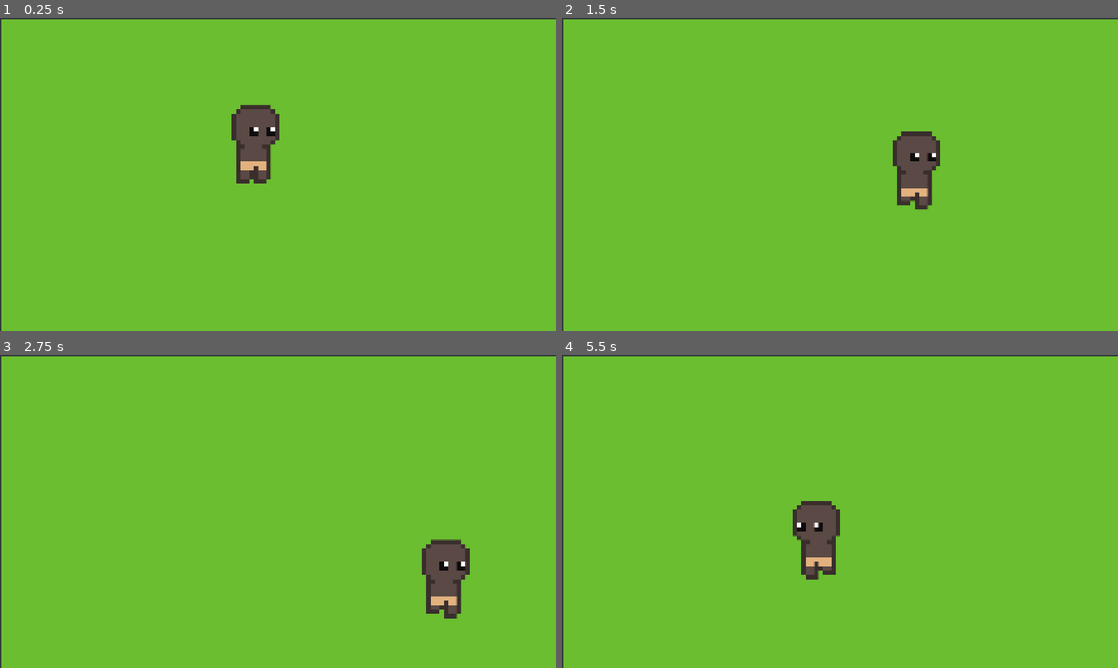
Above: before the commit, frames 1-4 (two rows, left to right).
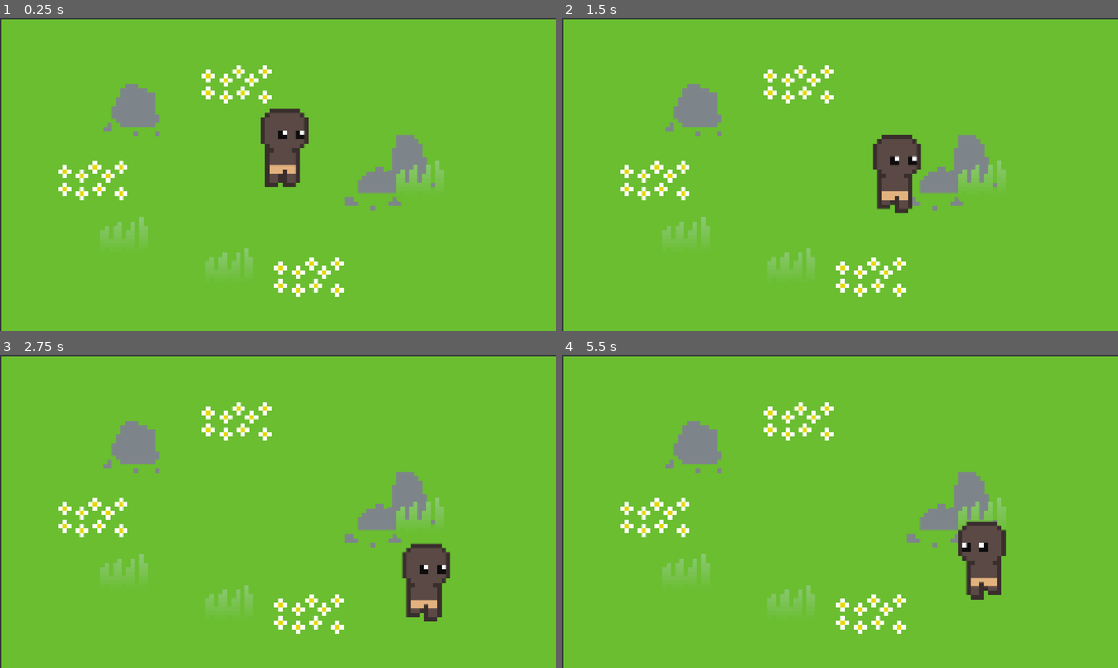
Above: after the commit, the same moments.

Repository: FateCoders/devops-atividade-jogo
Game: Godot game, scene res://Scenes/World/game_map.tscn
Same seed, same stepped clock (60 frames per second), same inputs: the game is played once before the commit and once after it. This scene is started directly instead of the project's main scene.
Inputs:
- Up to frame 1 (0.25 s): no input
- Up to frame 2 (1.5 s): tap Enter at 0.5 s; hold Right (ui_right) 0.53-1.28 s; hold Down (ui_down) from 1.28 s (still down)
- Up to frame 3 (2.75 s): release Down (ui_down) at 2.03 s; hold Right (ui_right) from 2.03 s (still down)
- Up to frame 4 (5.5 s): release Right (ui_right) at 2.78 s; hold Up (ui_up) 2.78-3.53 s; hold Left (ui_left) 3.53-5.03 s; hold Down (ui_down) from 5.03 s (still down)

The runs differ from the first frame. In frame 1, 7.7% of the frame differs, in the area x 10-80%, y 15-90%; in frame 2, 6.9%; in frame 3, 7.1%; in frame 4, 8.2%.

Commit message:
✨ adicionando props ao mapa

Diff:
--- a/Assets/Sprites/Exported/Props/Nature/Flowers/flower-01.tscn
+++ b/Assets/Sprites/Exported/Props/Nature/Flowers/flower-01.tscn
@@ -1,3 +1,3 @@
-[gd_scene format=3 uid="uid://cpf5obhysgudi"]
+[gd_scene format=3 uid="uid://b0oalgya23lqk"]
 
-[node name="Flower-01" type="Node"]
+[node name="Flower-01" type="StaticBody2D"]
--- a/Scenes/Characters/personagem_2d.tscn
+++ b/Scenes/Characters/personagem_2d.tscn
@@ -41,6 +41,7 @@
 script = ExtResource("1_dc5lp")
 
 [node name="Texture" type="AnimatedSprite2D" parent="."]
+z_index = 2
 position = Vector2(-1, -98)
 sprite_frames = SubResource("SpriteFrames_lx0wd")
 animation = &"idle"
--- /dev/null
+++ b/Scenes/UI/Assets/Sprites/Nature/flower_01.tscn
@@ -0,0 +1,9 @@
+[gd_scene load_steps=2 format=3 uid="uid://cpd80ta33v5r6"]
+
+[ext_resource type="Texture2D" uid="uid://fcpodr5doimg" path="res://Assets/Sprites/Exported/Props/Nature/Flowers/flower-01.png" id="1_q38s1"]
+
+[node name="Flower01" type="Node2D"]
+
+[node name="Flower-01" type="Sprite2D" parent="."]
+position = Vector2(81, 81)
+texture = ExtResource("1_q38s1")
--- /dev/null
+++ b/Scenes/UI/Assets/Sprites/Nature/grass_01.tscn
@@ -0,0 +1,12 @@
+[gd_scene load_steps=2 format=3 uid="uid://367ecnnfa75c"]
+
+[ext_resource type="Texture2D" uid="uid://bf8nt0xjfgcok" path="res://Assets/Sprites/Exported/Props/Nature/Grass/grass-prop-01.png" id="1_jyl6e"]
+
+[node name="Grass01" type="Node2D"]
+
+[node name="Grass-prop-01" type="Sprite2D" parent="."]
+z_index = 1
+position = Vector2(81, 82)
+texture = ExtResource("1_jyl6e")
+
+[node name="CharacterBody2D" type="StaticBody2D" parent="."]
--- /dev/null
+++ b/Scenes/UI/Assets/Sprites/Nature/stone_01.tscn
@@ -0,0 +1,18 @@
+[gd_scene load_steps=3 format=3 uid="uid://c4kb53eoyky7a"]
+
+[ext_resource type="Texture2D" uid="uid://cgqpv64fcqjlh" path="res://Assets/Sprites/Exported/Props/Nature/Stones/stone-01.png" id="1_jntda"]
+
+[sub_resource type="RectangleShape2D" id="RectangleShape2D_r5p02"]
+size = Vector2(90, 58)
+
+[node name="Stone01" type="Node2D"]
+
+[node name="Stone-01" type="Sprite2D" parent="."]
+position = Vector2(81, 82)
+texture = ExtResource("1_jntda")
+
+[node name="CharacterBody2D" type="StaticBody2D" parent="."]
+
+[node name="CollisionShape2D" type="CollisionShape2D" parent="CharacterBody2D"]
+position = Vector2(87, 83)
+shape = SubResource("RectangleShape2D_r5p02")
--- /dev/null
+++ b/Scenes/UI/Assets/Sprites/Nature/stone_02.tscn
@@ -0,0 +1,18 @@
+[gd_scene load_steps=3 format=3 uid="uid://33o6ojenpsl3"]
+
+[ext_resource type="Texture2D" uid="uid://jifivq3pxbsk" path="res://Assets/Sprites/Exported/Props/Nature/Stones/stone-02.png" id="1_uplv8"]
+
+[sub_resource type="RectangleShape2D" id="RectangleShape2D_tbw37"]
+size = Vector2(113, 104)
+
+[node name="Stone02" type="Node2D"]
+
+[node name="Stone-02" type="Sprite2D" parent="."]
+position = Vector2(81, 81)
+texture = ExtResource("1_uplv8")
+
+[node name="CharacterBody2D" type="StaticBody2D" parent="."]
+
+[node name="CollisionShape2D" type="CollisionShape2D" parent="CharacterBody2D"]
+position = Vector2(95.5, 80)
+shape = SubResource("RectangleShape2D_tbw37")
--- /dev/null
+++ b/Scenes/UI/Assets/Sprites/Nature/stone_03.tscn
@@ -0,0 +1,18 @@
+[gd_scene load_steps=3 format=3 uid="uid://c7jfgit3ykgb7"]
+
+[ext_resource type="Texture2D" uid="uid://684u0q2fnkc3" path="res://Assets/Sprites/Exported/Props/Nature/Stones/stone-03.png" id="1_3lkph"]
+
+[sub_resource type="RectangleShape2D" id="RectangleShape2D_pneer"]
+size = Vector2(100, 124)
+
+[node name="Stone03" type="Node2D"]
+
+[node name="Stone-03" type="Sprite2D" parent="."]
+position = Vector2(81, 82)
+texture = ExtResource("1_3lkph")
+
+[node name="CharacterBody2D" type="StaticBody2D" parent="."]
+
+[node name="CollisionShape2D" type="CollisionShape2D" parent="CharacterBody2D"]
+position = Vector2(79, 93)
+shape = SubResource("RectangleShape2D_pneer")
--- a/Scenes/World/game_map.tscn
+++ b/Scenes/World/game_map.tscn
@@ -1,7 +1,12 @@
-[gd_scene load_steps=5 format=3 uid="uid://cd3ma6bfcc1us"]
+[gd_scene load_steps=10 format=3 uid="uid://cd3ma6bfcc1us"]
 
 [ext_resource type="Texture2D" uid="uid://cyjxckc4sx5l6" path="res://Assets/Sprites/Exported/Tilesets/Terrain/Grass/grass_tileset.png" id="1_2bfar"]
-[ext_resource type="PackedScene" path="res://Scenes/Characters/personagem_2d.tscn" id="2_k1h17"]
+[ext_resource type="PackedScene" uid="uid://c4kb53eoyky7a" path="res://Scenes/UI/Assets/Sprites/Nature/stone_01.tscn" id="2_huiyj"]
+[ext_resource type="PackedScene" uid="uid://dluby7fyvwkqi" path="res://Scenes/Characters/personagem_2d.tscn" id="2_k1h17"]
+[ext_resource type="PackedScene" uid="uid://enqfi23esptx" path="res://Scenes/UI/Assets/Sprites/Nature/grass_01.tscn" id="4_6f0ds"]
+[ext_resource type="PackedScene" uid="uid://33o6ojenpsl3" path="res://Scenes/UI/Assets/Sprites/Nature/stone_02.tscn" id="5_aulgi"]
+[ext_resource type="PackedScene" uid="uid://c7jfgit3ykgb7" path="res://Scenes/UI/Assets/Sprites/Nature/stone_03.tscn" id="6_ydoxf"]
+[ext_resource type="PackedScene" uid="uid://cpd80ta33v5r6" path="res://Scenes/UI/Assets/Sprites/Nature/flower_01.tscn" id="7_p2af5"]
 
 [sub_resource type="TileSetAtlasSource" id="TileSetAtlasSource_k1h17"]
 texture = ExtResource("1_2bfar")
@@ -46,5 +51,33 @@
 format = 2
 layer_0/tile_data = PackedInt32Array(262148, 0, 20, 917508, 655360, 10, 983044, 655360, 10, 1048580, 655360, 10, 111411 …(151346 unchanged characters)…
 
+[node name="Stone01" parent="." instance=ExtResource("2_huiyj")]
+position = Vector2(782, 290)
+
 [node name="Personagem_2D" parent="." instance=ExtResource("2_k1h17")]
-position = Vector2(589, 378)
+z_index = 1
+position = Vector2(656, 386)
+
+[node name="Grass01" parent="." instance=ExtResource("4_6f0ds")]
+position = Vector2(441, 496)
+
+[node name="Grass02" parent="." instance=ExtResource("4_6f0ds")]
+position = Vector2(199, 425)
+
+[node name="Stone02" parent="." instance=ExtResource("5_aulgi")]
+position = Vector2(216, 120)
+
+[node name="Stone03" parent="." instance=ExtResource("6_ydoxf")]
+position = Vector2(851, 237)
+
+[node name="Grass03" parent="." instance=ExtResource("4_6f0ds")]
+position = Vector2(880, 295)
+
+[node name="Flower01" parent="." instance=ExtResource("7_p2af5")]
+position = Vector2(630, 479)
+
+[node name="Flower02" parent="." instance=ExtResource("7_p2af5")]
+position = Vector2(463, 36)
+
+[node name="Flower03" parent="." instance=ExtResource("7_p2af5")]
+position = Vector2(132, 257)
Not shown: 1 places in Scenes/Characters/personagem_2d.tscn that only renumber resources
Not shown: 1 places in Scenes/Levels/level_loaded.tscn that only renumber resources
Not shown, removed: Scenes/UI/Assets/Sprites/default.txt.txt
